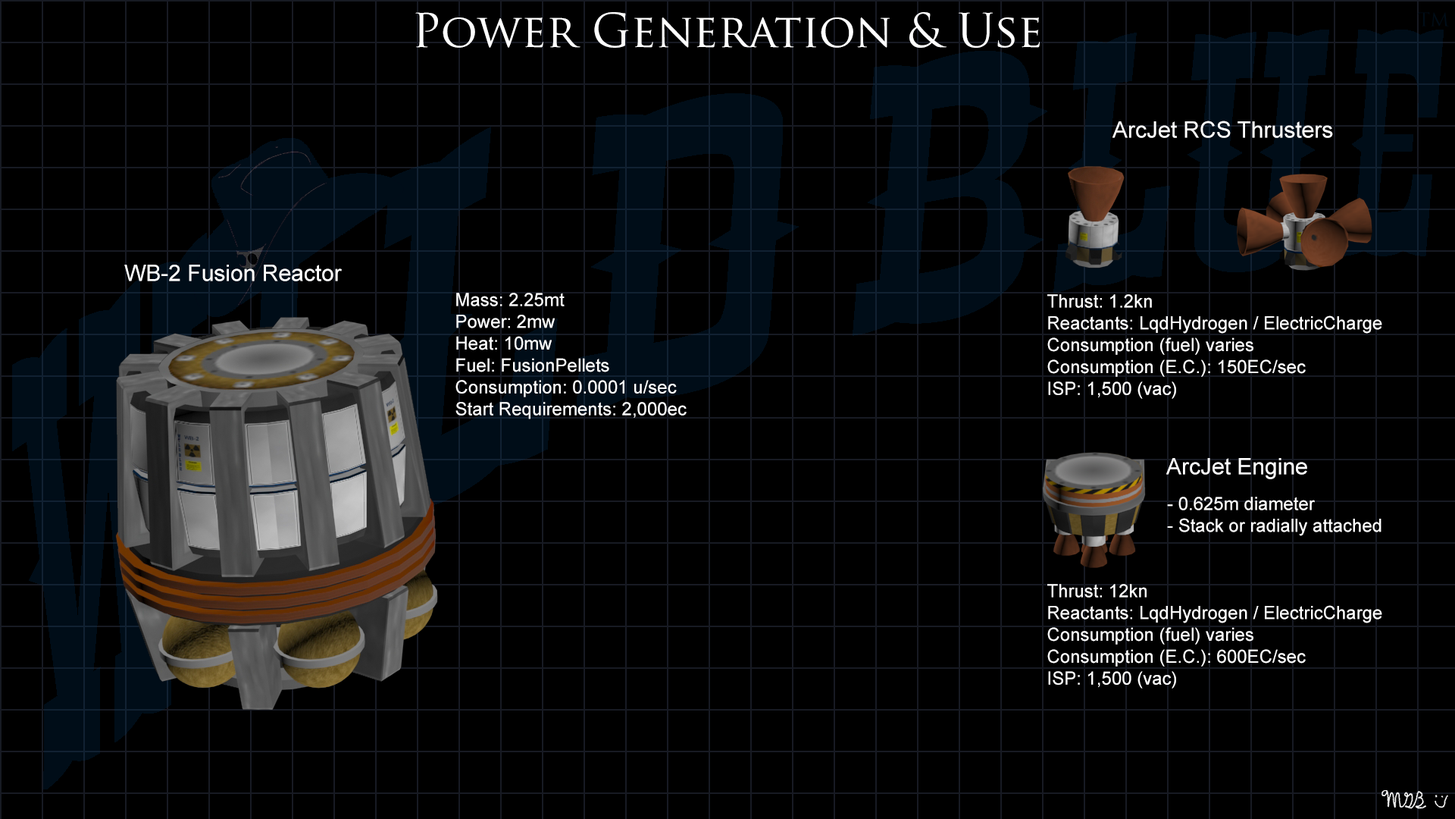
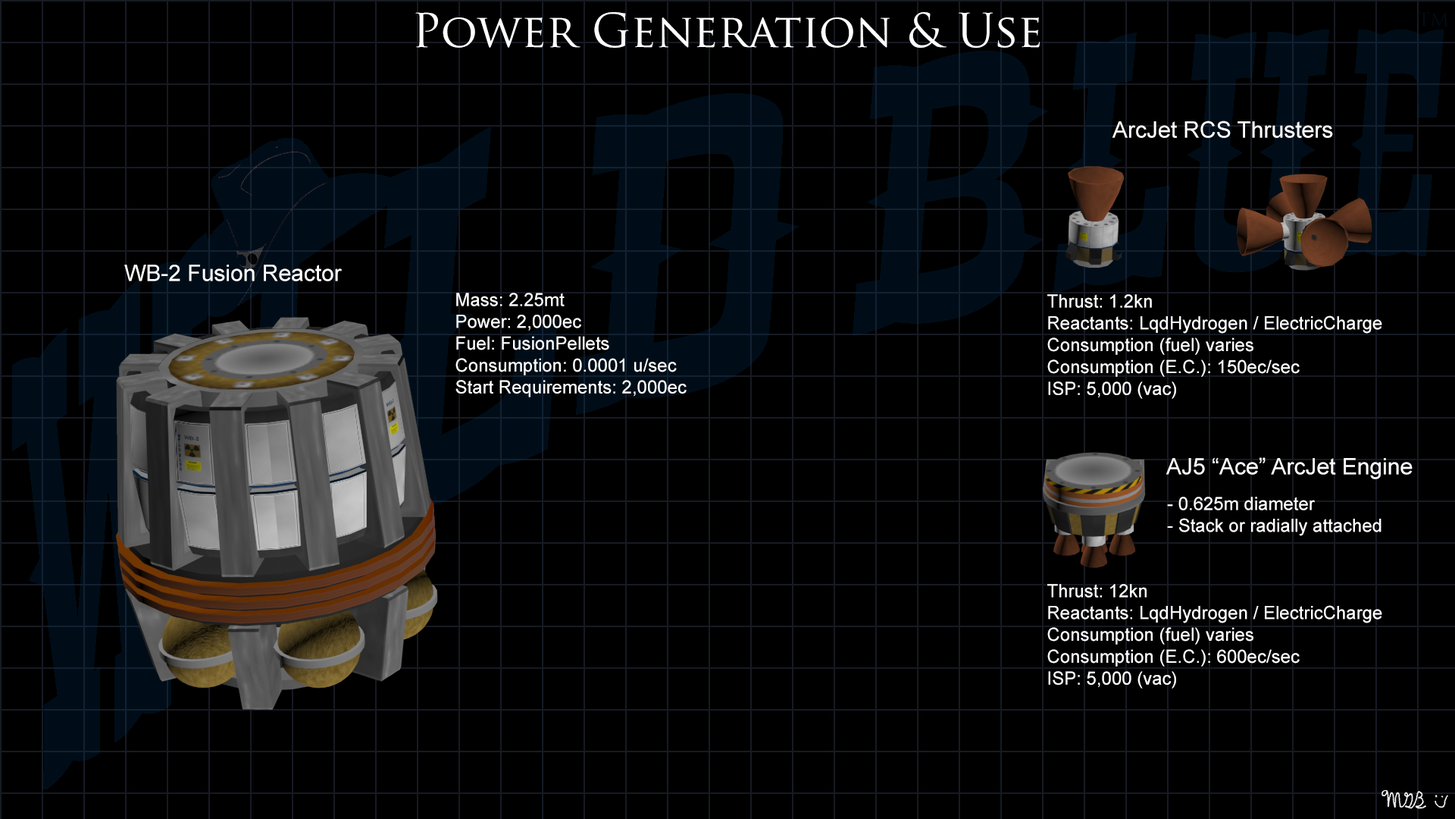
The second w=1455, h=819 image is a revision of the first. Changes to its layers:
renamed "ArcJet Engine" to "AJ5 “Ace” ArcJet Engine", painted on it over 1182, 457, 1413, 480
renamed "Mass: 2.25mt Power: 2mw Heat: 10mw Fuel: FusionPellets Consumpt" to "Mass: 2.25mt Power: 2,000ec Fuel: FusionPellets Consumption: 0.", painted on it over 455, 314, 687, 420
painted on "Thrust: 12kn Reactants: LqdHydrogen / ElectricCharge Consumptio" over 1086, 648, 1307, 685
painted on "Thrust: 1.2kn Reactants: LqdHydrogen / ElectricCharge Consumpti" over 1086, 359, 1307, 395
